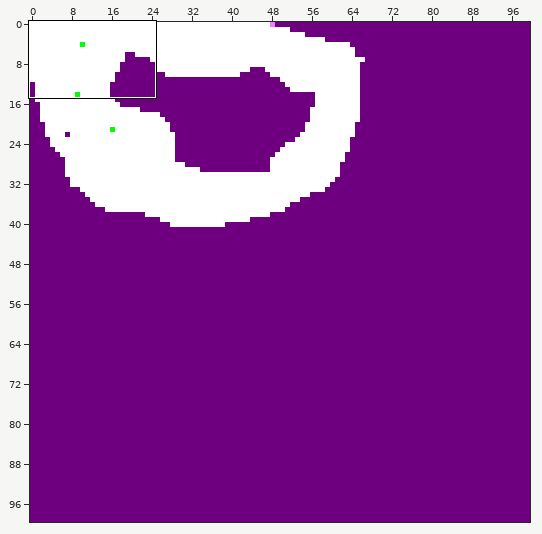
One commit to this Tiled map: raw-assets/tilemaps/main.tmx. The picture above shows the old version from afar; the outline marks the close-up.
Close-up. As it was:
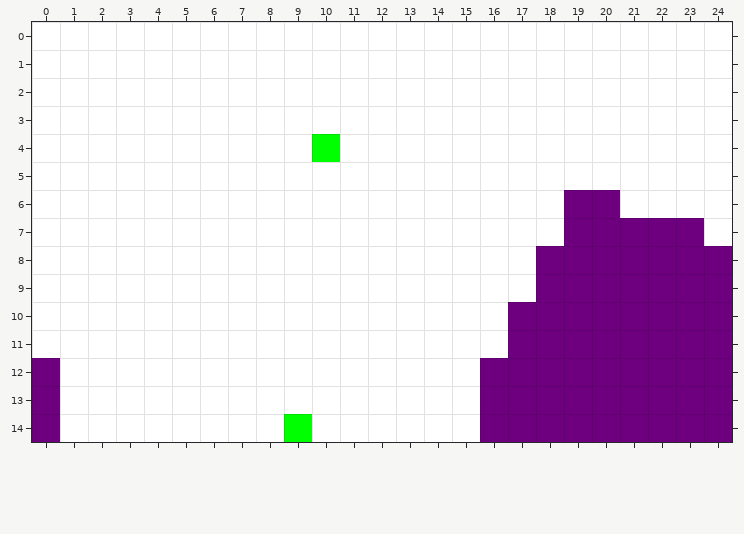
Cells are 32x32 px. Shown: x 0..24, y 0..14. The commit also changed other parts of the map, which this record leaves out.
Now the later version:
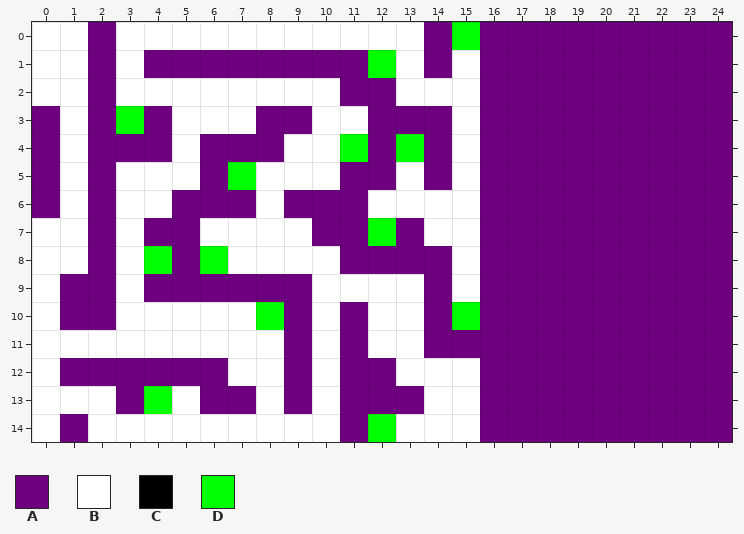
Key: from "collision": A 0; from "main": B 0, C 1; from "switches": D 0.
_ is an empty cell.
Tiles replaced or removed in this view: A, B, C, D.
See-through tiles are keyed as they look on the map.
The exact change:
Changed rows in their new state; . is an unchanged cell.
Layer "terrain":
first column x 0:
 0 ..C...........C.CCCCCCCCC
 1 ..C.CCCCCCCC..C.CCCCCCCCC
 2 ..C........CC...CCCCCCCCC
 3 C.C.C...CC..CCC.CCCCCCCCC
 4 C.CCC.CCC...C.C.CCCCCCCCC
 5 C.C...C....CC.C.CCCCCCCCC
 6 C.C..CCC.CCC....CCC..CCCC
 7 ..C.CC....CC.C..CCC.....C
 8 ..C..C.....CCCC.CC.......
 9 .CC.CCCCCC....C.CC.......
10 .CC......C.C..C.C........
11 .........C.C..CCC........
12 BCCCCCC..C.CC............
13 B..C..CC.C.CCC...........
14 BC.........C.............
Layer "collision":
first column x 0:
 0 ..A...........A.AAAAAAAAA
 1 ..A.AAAAAAAA..A.AAAAAAAAA
 2 ..A........AA...AAAAAAAAA
 3 A.A.A...AA..AAA.AAAAAAAAA
 4 A.AAA.AAA...A.A.AAAAAAAAA
 5 A.A...A....AA.A.AAAAAAAAA
 6 A.A..AAA.AAA....AAA..AAAA
 7 ..A.AA....AA.A..AAA.....A
 8 ..A..A.....AAAA.AA.......
 9 .AA.AAAAAA....A.AA.......
10 .AA......A.A..A.A........
11 .........A.A..AAA........
12 _AAAAAA..A.AA............
13 _..A..AA.A.AAA...........
14 _A.........A.............
Layer "switches":
first column x 3:
 0 ............D
 1 .........D...
 3 D............
 4 ......._D.D..
 5 ....D........
 7 .........D...
 8 .D.D.........
10 .....D......D
13 .D...........
14 ......_..D...
